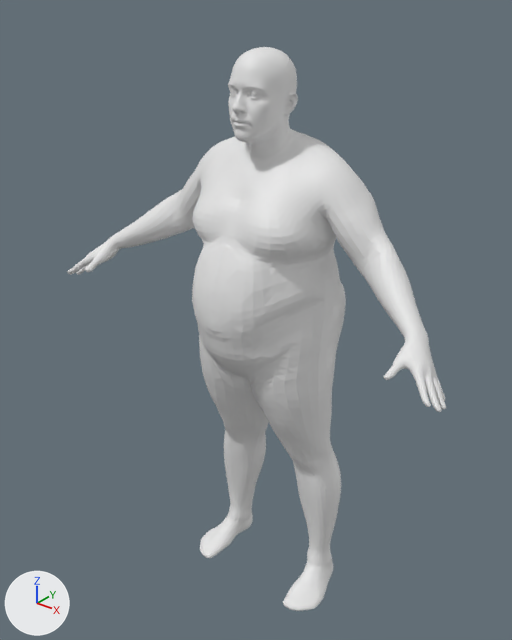
Renders of the glTF model fixtures/presets/female_triangle_2XL_155.glb from each side of a commit.
The view is the same before and after, from a camera (50 mm lens) standing at (1.045, -1.368, 1.694) and looking at (-0.039, -0.013, 0.853). The lights are fixed; the arrows at lower left show +X, +Y and +Z. The older version comes first.

Names of what the first picture shows: 'geometry_0'.
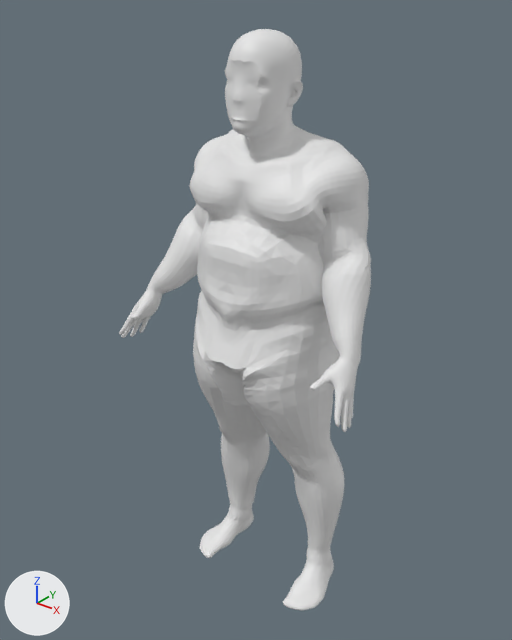
Changed parts and their boxes [x1, y1, x2, y2] in the pictures (512 x 640 px; the box of a moved part takes in the faces that stretch with it):
'geometry_0', reshaped (33% narrower)
    before: [67, 47, 446, 611]
    after: [119, 29, 371, 611]
part 1 of me_geometry_0, moved or reshaped
    before: [67, 47, 446, 519]
    after: [119, 29, 371, 522]
part 2 of me_geometry_0, moved or reshaped
    before: [215, 543, 229, 555]
    after: [216, 543, 228, 553]

The change, as a list of edits to the scene's bpy script:
```text
Change me_geometry_0:
    used by ob_geometry_0; location = (0.0, 0.0, 0.0)
    remove me_geometry_0.from_pydata(...)  # 18439 vertices, 36874 faces; spans x -0.59..0.59, y -0.23..0.18, z 0.0..1.55
    add me_geometry_0.from_pydata(...)  # 18439 vertices, 36874 faces; spans x -0.37..0.37, y -0.23..0.19, z 0.0..1.59
    me_geometry_0 part 1: 15273 of 18439 vertices moved; they spanned x -0.59..0.59, y -0.23..0.18, z 0.26..1.55 and now span x -0.37..0.37, y -0.23..0.19, z 0.26..1.59; mean shift (0.0, 0.0, -0.03); largest move (0.58, -0.17, 0.9) -> (0.36, -0.17, 0.76)
    me_geometry_0 part 2: 97 of the vertices in x -0.2..-0.13, y -0.09..0.11, z 0.0..0.02 are moved by (-0.01, -0.01, 0.0)
    other edits to the shape of me_geometry_0 do not show in these pictures
```
